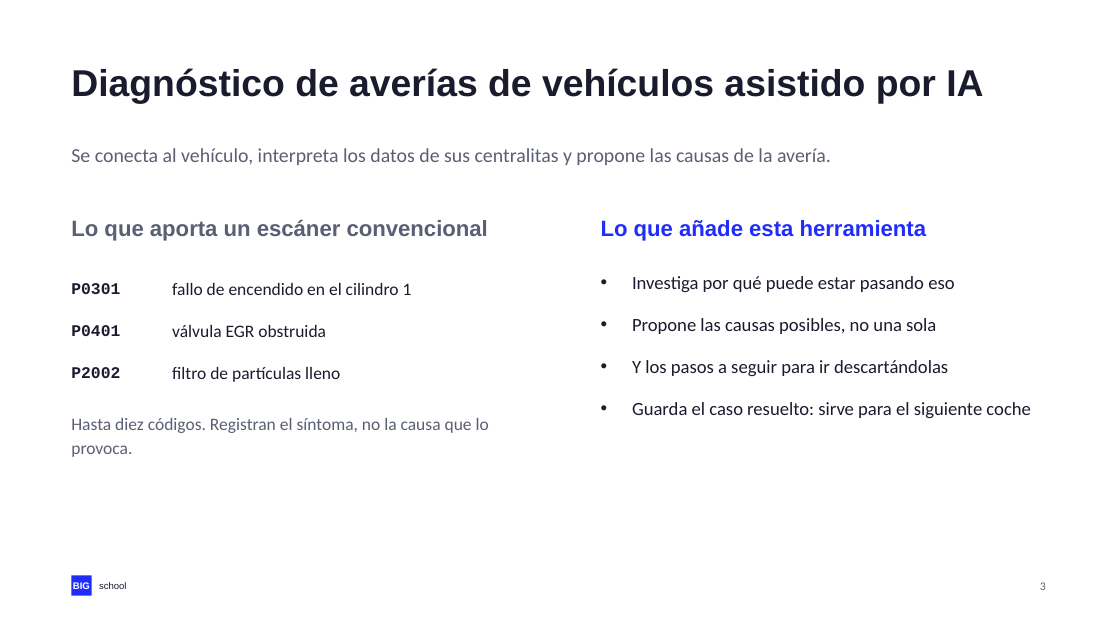
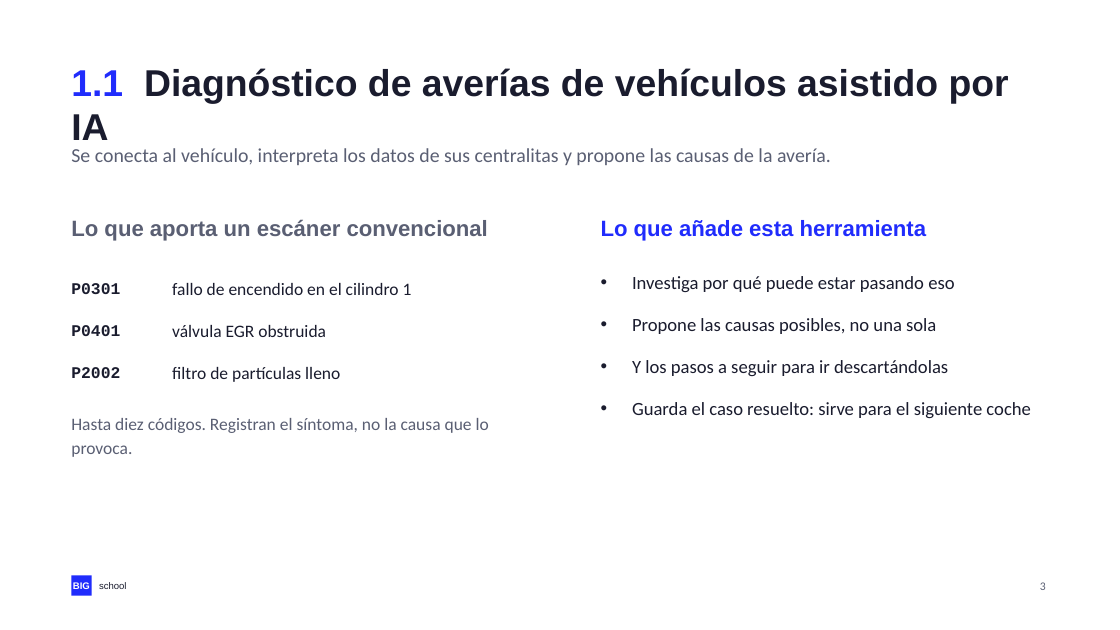
Before and after one commit to NovilloQuinta/intelligent-automotive-diagnostics, a slide deck: slide 3 of docs/presentacion/tfm-intelligent-automotive-diagnostics.pptx. Drawn at 1120x630 pixels with LibreOffice and Linux fonts; fonts in the diff are those of the drawing. Boxes give left, top, right and bottom in pixels: in the first picture for what was removed or moved away, otherwise in the second. Text is boxed around its words. In the diff, an @@ line names an element or a change of style, - is before the commit and + after.

```diff
--- a/docs/presentacion/tfm-intelligent-automotive-diagnostics.pptx
+++ b/docs/presentacion/tfm-intelligent-automotive-diagnostics.pptx
@@ text at box(71, 68, 1009, 140): text changed @@
-Diagnóstico de averías de vehículos asistido por IA
+1.1 Diagnóstico de averías de vehículos asistido por IA
```
Also in this commit, not shown: 17 other slides changed, 3 other files.
